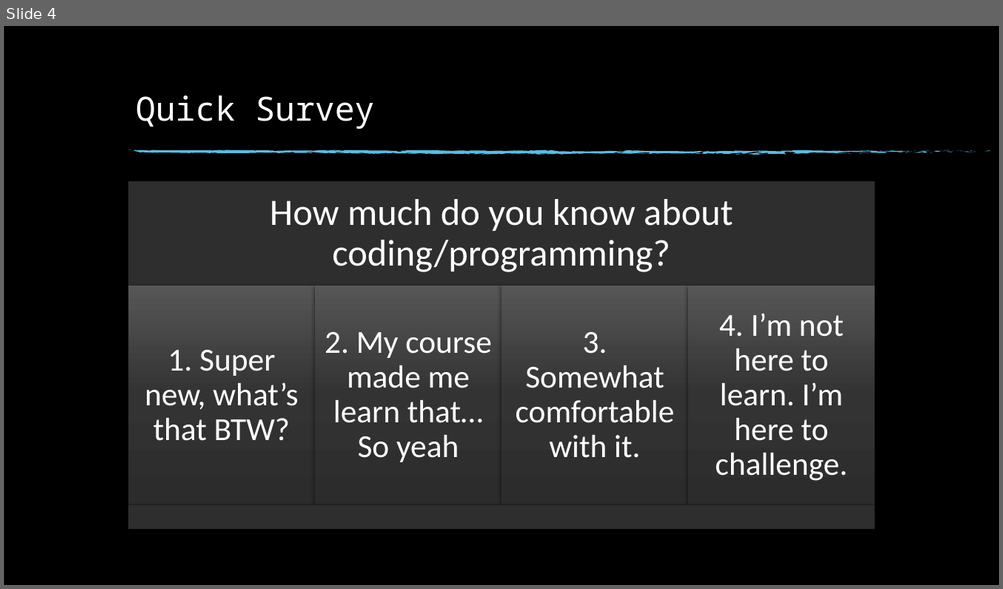
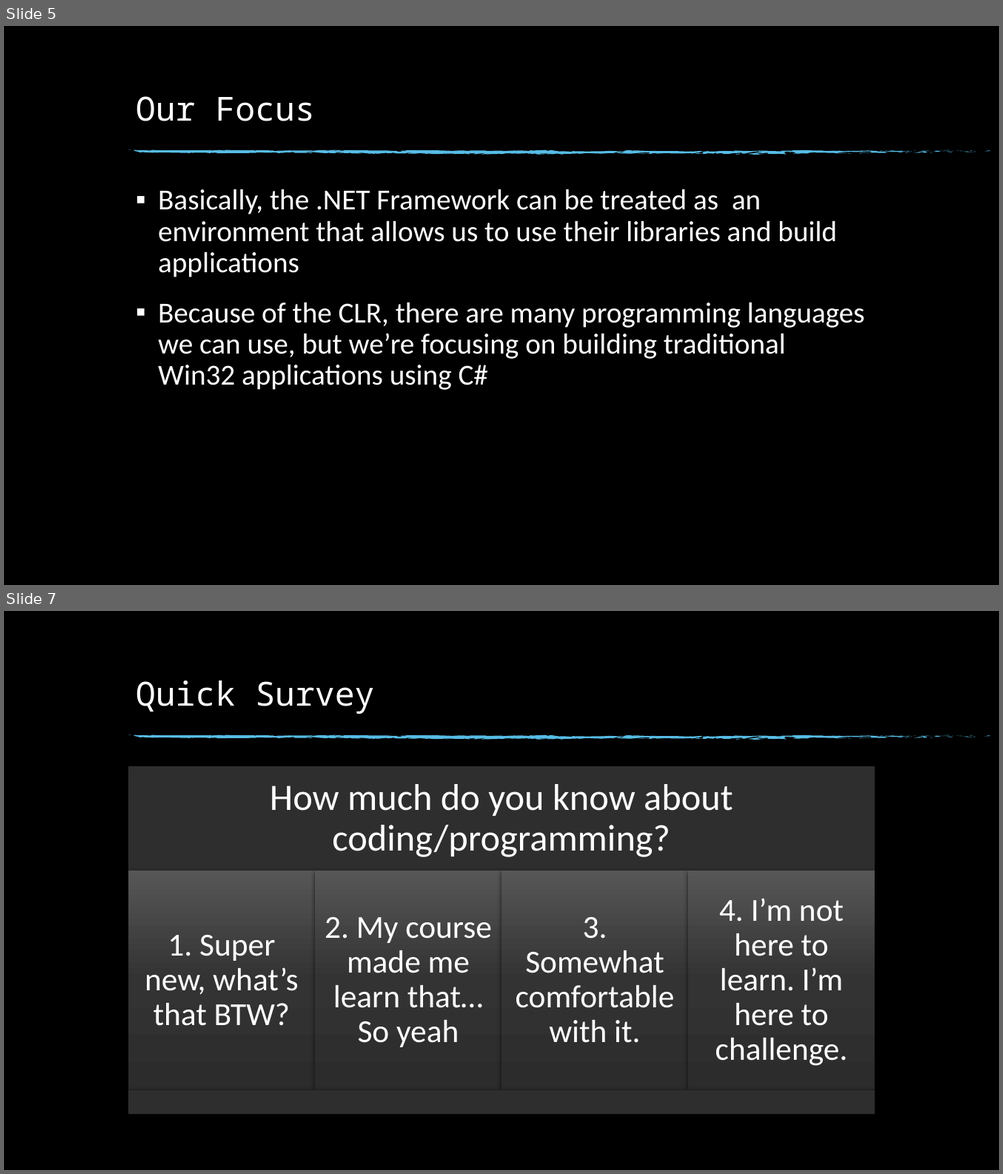
Before and after one commit to NottsCSS/DotNetWorkshop, a slide deck: Week1/Week 1.pptx. Shown one above the other, each under a label of ours: slide 4 before the commit, slides 5 and 7 after it; the slides between them are not shown. The pictures are 1003x589 and 1003x1174 pixels, drawn with LibreOffice and Linux fonts; fonts in the diff are those of the drawing; background and template pictures are left out. Boxes give left, top, right and bottom in pixels: in the first picture for what was removed or moved away, otherwise in the second. Text is boxed around its words. In the diff, an @@ line names an element or a change of style, - is before the commit and + after.

```diff
--- a/Week1/Week 1.pptx
+++ b/Week1/Week 1.pptx
@@ slide 5 added at (4, 26, 999, 585), background picture (left out); not listed: 74 template elements that a slide beside it also shows @@
@@ title added at (136, 96, 315, 121), 32 pt, text #FFFFFF @@
+Our Focus
@@ text added at (158, 189, 865, 390), 28 pt, text #FFFFFF @@
+▪ Basically, the .NET Framework can be treated as an environment that allows us to use their libraries and build applications
+▪ Because of the CLR, there are many programming languages we can use, but we’re focusing on building traditional Win32 applications using C#
@@ what was slide 4 is now slide 7 @@
```
Also in this commit, not shown: 4 slides changed, 6 other slides added.
